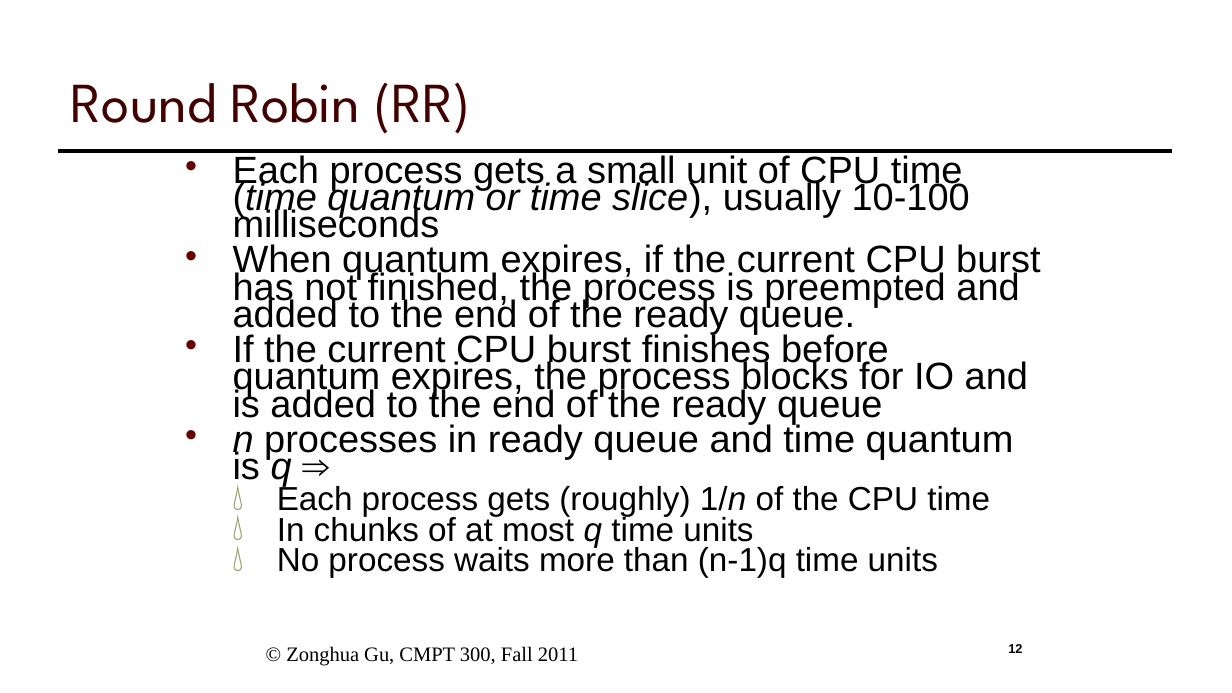
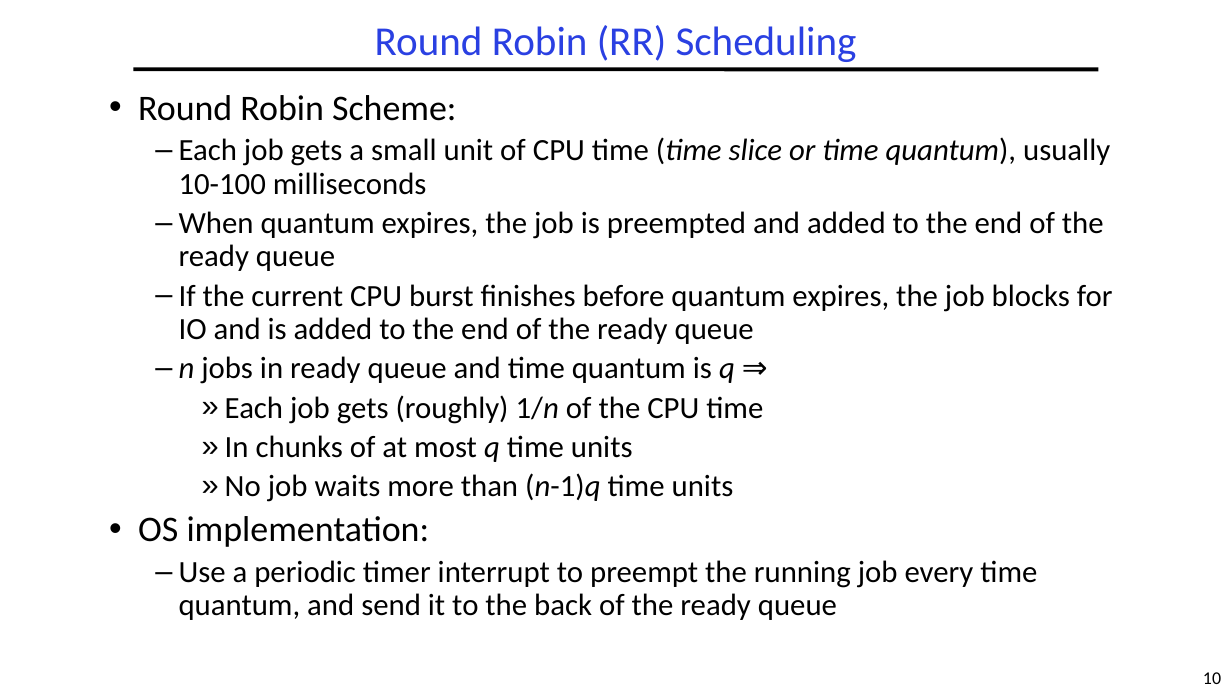
Before and after one commit to guhofstra/CSC256Fa25, a slide deck: slide 10 of PPTs/LXX Scheduling.pptx (slide 12 before the commit). Drawn at 1232x693 pixels with LibreOffice and Linux fonts; fonts in the diff are those of the drawing. Boxes give left, top, right and bottom in pixels: in the first picture for what was removed or moved away, otherwise in the second. Text is boxed around its words. In the diff, an @@ line names an element or a change of style, - is before the commit and + after.

```diff
--- a/PPTs/LXX Scheduling.pptx
+++ b/PPTs/LXX Scheduling.pptx
@@ title "Round Robin (RR) Scheduling" at bbox=[375, 25, 857, 62]: vertical alignment bottom to middle @@
@@ title at bbox=[375, 25, 857, 62]: text changed; size 44 to 32 pt; font League Spartan to Calibri; text colour #420000 to #2A40E2 @@
-Round Robin (RR)
+Round Robin (RR) Scheduling
@@ text "Round Robin Scheme:": place and size @@
-text "Round Robin Scheme:" at bbox=[233, 155, 1040, 578]
+text "Round Robin Scheme:" at bbox=[138, 95, 1113, 620]
@@ line moved from (58, 152) - (1173, 152) to (133, 69) - (1099, 69) @@
@@ text at bbox=[138, 95, 1113, 424]: text changed; size 29.6 to 24 pt; font Arial to Calibri @@
-• Each process gets a small unit of CPU time
-  (time quantum or time slice), usually 10-100 milliseconds
-• When quantum expires, if the current CPU burst has not finished, the process is preempted and added to the end of the ready queue.
-• If the current CPU burst finishes before quantum expires, the process blocks for IO and is added to the end of the ready queue
-• n processes in ready queue and time quantum is q ⇒
-  💧 Each process gets (roughly) 1/n of the CPU time
+• Round Robin Scheme:
+  – Each job gets a small unit of CPU time (time slice or time quantum), usually 10-100 milliseconds
+  – When quantum expires, the job is preempted and added to the end of the ready queue
+  – If the current CPU burst finishes before quantum expires, the job blocks for IO and is added to the end of the ready queue
+  – n jobs in ready queue and time quantum is q ⇒
+    » Each job gets (roughly) 1/n of the CPU time
@@ text at bbox=[225, 435, 633, 462]: size 25.9 to 24 pt, font Arial to Calibri in "In chunks of at most q time ..."; bullet 💧 to »; list level 2 to 3 in "In chunks of at most ..."; line spacing 0.6 to 0.9 @@
@@ text at bbox=[138, 473, 1037, 620]: text changed; size 25.9 to 24 pt; font Arial to Calibri @@
-  💧 No process waits more than (n-1)q time units
+    » No job waits more than (n-1)q time units
+• OS implementation:
+  – Use a periodic timer interrupt to preempt the running job every time quantum, and send it to the back of the ready queue
@@ text removed at bbox=[286, 646, 578, 666] @@
-© Zonghua Gu, CMPT 300, Fall 2011
@@ page number removed at bbox=[1008, 644, 1022, 653] @@
-12
@@ page number added at bbox=[1203, 672, 1221, 684], 14 pt, text #000000 @@
+10
```
Also in this commit, not shown: 13 other slides changed, 16 slides added, 20 slides removed, 13 other files.
